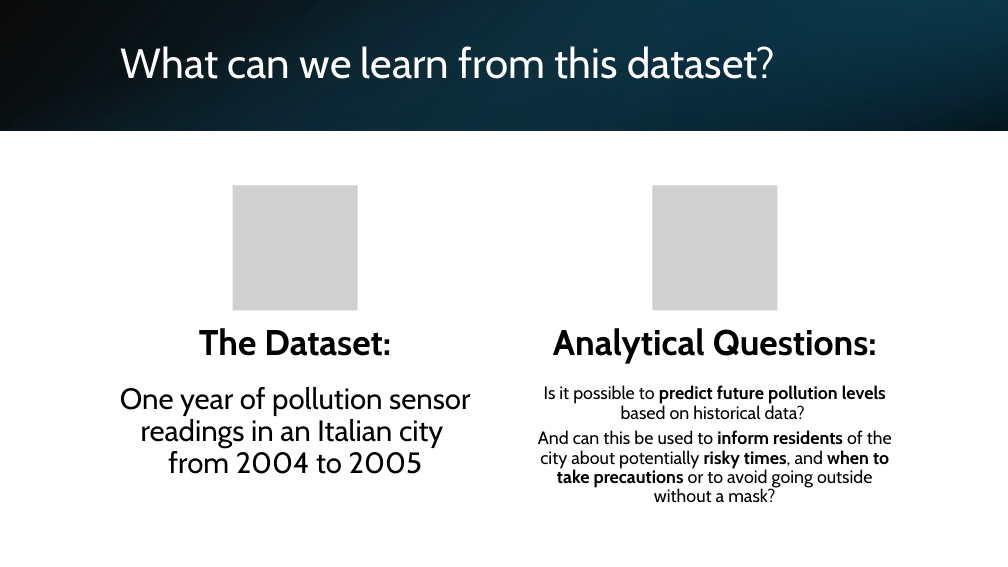
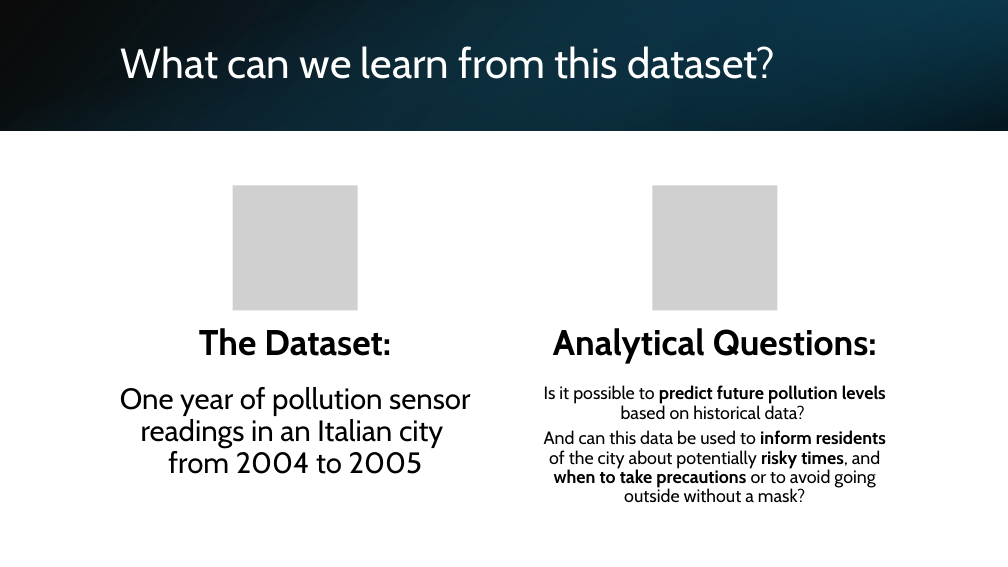
Before and after one commit to daemonchild/cardiffmet-dat5003-applied-datascience, a slide deck: slide 3 of DAT5003-S2_24-AirQuality-ST20285213-TomRowan_PRES1.pptx (slide 4 before the commit). Drawn at 1008x567 pixels with LibreOffice and Linux fonts; fonts in the diff are those of the drawing; grey boxes stand for pictures. Boxes give left, top, right and bottom in pixels: in the first picture for what was removed or moved away, otherwise in the second. Text is boxed around its words. In the diff, an @@ line names an element or a change of style, - is before the commit and + after.

```diff
--- a/DAT5003-S2_24-AirQuality-ST20285213-TomRowan_PRES1.pptx
+++ b/DAT5003-S2_24-AirQuality-ST20285213-TomRowan_PRES1.pptx
@@ text at <box>544,430,886,503</box>: text changed @@
-And can this be used to inform residents of the city about potentially risky times, and when to take precautions or to avoid going outside without a mask?
+And can this data be used to inform residents of the city about potentially risky times, and when to take precautions or to avoid going outside without a mask?
```
Also in this commit, not shown: 1 slide removed, 2 other files.
